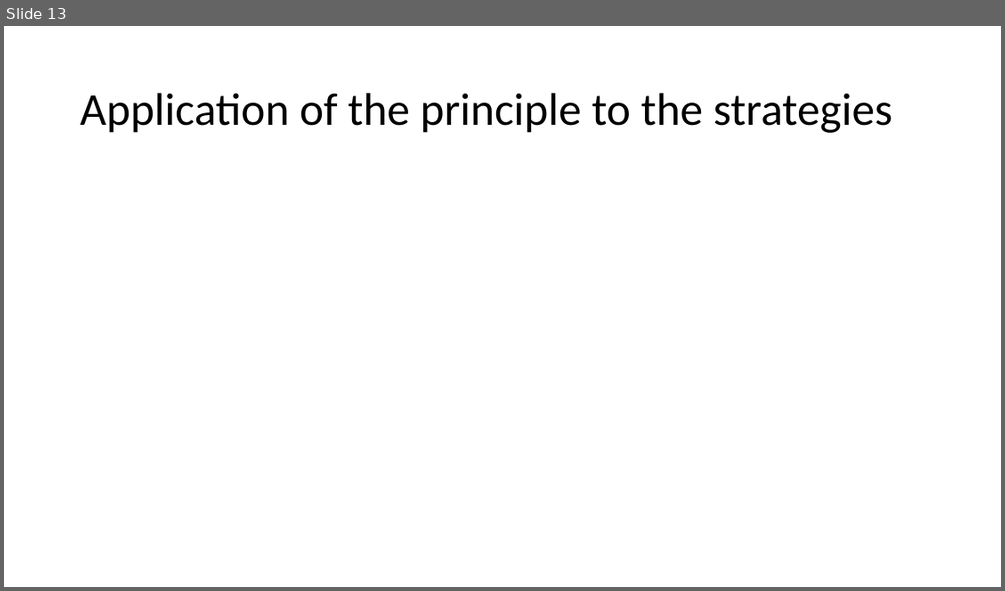
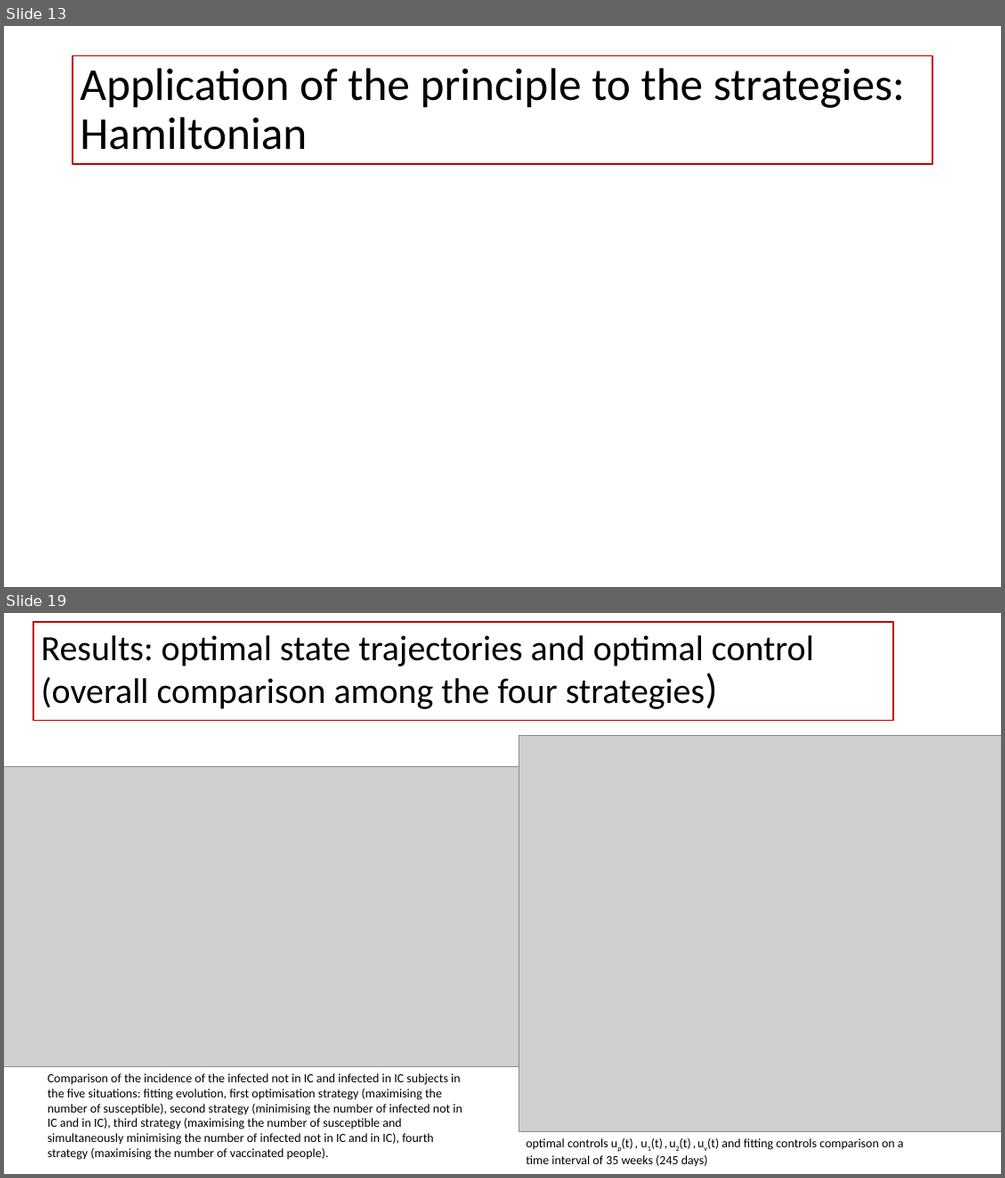
Before and after one commit to spbisc97/covid-optimal-control, a slide deck: PowerPoint/Optimal control strategies to prevent the hospital beds collapse during COVID-19 outbreak.pptx. Shown one above the other, each under a label of ours: slide 13 before the commit, slides 13 and 19 after it; the slides between them are not shown. The pictures are 1005x591 and 1005x1178 pixels, drawn with LibreOffice and Linux fonts; fonts in the diff are those of the drawing; grey boxes stand for pictures. Boxes give left, top, right and bottom in pixels: in the first picture for what was removed or moved away, otherwise in the second. Text is boxed around its words. In the diff, an @@ line names an element or a change of style, - is before the commit and + after.

```diff
--- a/PowerPoint/Optimal control strategies to prevent the hospital beds collapse during COVID-19 outbreak.pptx
+++ b/PowerPoint/Optimal control strategies to prevent the hospital beds collapse during COVID-19 outbreak.pptx
@@ slide 19 added at (4,613,1001,1174), background #FFFFFF @@
@@ title added at (34,622,894,720), outline #C00000 1.5 pt, 34.2 pt, text #000000 @@
+Results: optimal state trajectories and optimal control (overall comparison among the four strategies)
@@ picture added at (518,735,1001,1131) @@
@@ picture added at (4,766,518,1066) @@
@@ text added at (48,1073,462,1159), 12 pt, text #000000 @@
+Comparison of the incidence of the infected not in IC and infected in IC subjects in the five situations: fitting evolution, first optimisation strategy (maximising the number of susceptible), second strategy (minimising the number of infected not in IC and in IC), third strategy (maximising the number of susceptible and simultaneously minimising the number of infected not in IC and in IC), fourth strategy (maximising the number of vaccinated people).
@@ text added at (526,1138,904,1167), 12 pt, text #000000 @@
+optimal controls up(t) , u1(t) , u2(t) , uv(t) and fitting controls comparison on a time interval of 35 weeks (245 days)
@@ slide 13 changed as well @@
@@ title "Application of the principle to ...": place and size @@
-title "Application of the principle to ..." at (80,93,892,133)
+title "Application of the principle to ..." at (73,56,933,164)
@@ title "Application of the principle to ..." at (73,56,933,164): outline none to #C00000 1.5 pt @@
@@ title at (80,68,905,150): text changed @@
-Application of the principle to the strategies
+Application of the principle to the strategies: Hamiltonian
```
Also in this commit, not shown: 11 other slides changed, 7 other slides added, 7 slides removed, 1 other file.
